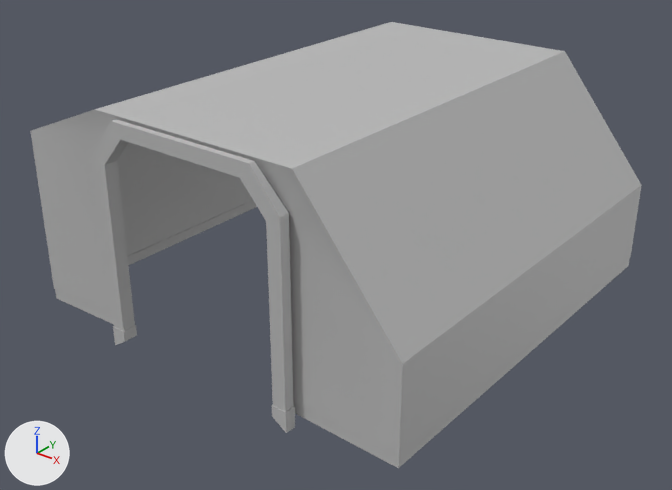
Before and after pictures for a commit that changed the FBX model CymaticExperienceVR/Assets/Models/kids room/kids room.fbx.
Before and after are seen from a 50 mm camera at (5.66, -3.93, 4.95) aimed at (0.05, 3.09, 0.6). Lighting does not change. The marker at lower left points along +X, +Y and +Z. Where no turn or scale is listed for an object, it has been applied to the vertices.

Names of what the first picture shows: 'kids_room'.
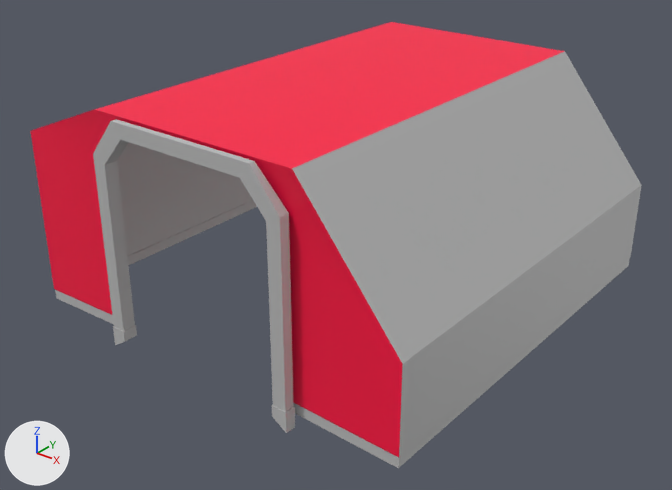
Where the newer file only moved an object's origin or applied its transform, the numbers keep the older frame.

The change in detail:
Material 'Kidsroom2' (mat_kidsroom2) is new.
Its base color is (1.0, 0.0, 0.0529) (pink #ff0041).
me_mesh has 100 vertices, 85 faces and spans x -2.28..2.28, y -0.06..4.7, z -0.16..2.3.
me_mesh is used by ob_kids_room; location (0.0, 1.05, 0.05).
me_mesh part 1: all 3 faces centred in x -1.64..0.0, y 0.08, z 0.96..2.22 switch from mat_lambert3 (grey #bcbcbc) to mat_kidsroom2 (pink #ff0041).
me_mesh part 2: all 2 faces centred in x 1.31..1.64, y 0.08, z 0.73..1.81 switch from mat_lambert3 (grey #bcbcbc) to mat_kidsroom2 (pink #ff0041).
me_mesh part 3: the 1 face centred in x 0.0, y 2.38, z 2.3 switches from mat_lambert3 (grey #bcbcbc) to mat_kidsroom2 (pink #ff0041).

Changed parts and their boxes (x1, y1, x2, y2) in the pictures (672 x 490 px):
part 1 of me_mesh, recoloured: (30, 109, 292, 315) in both
part 2 of me_mesh, recoloured: (262, 169, 403, 457) in both
part 3 of me_mesh, recoloured: (95, 22, 564, 168) in both
